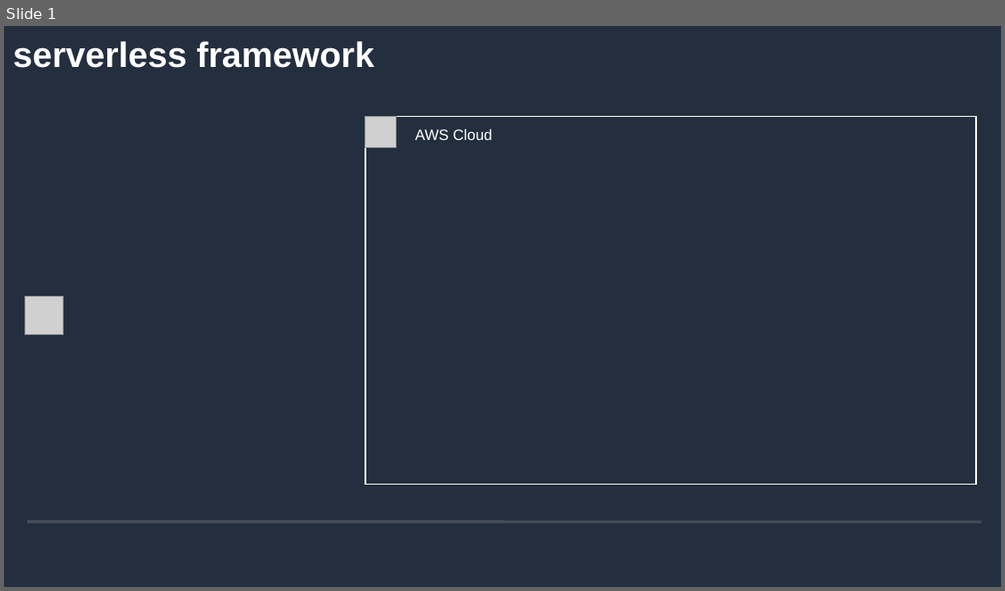
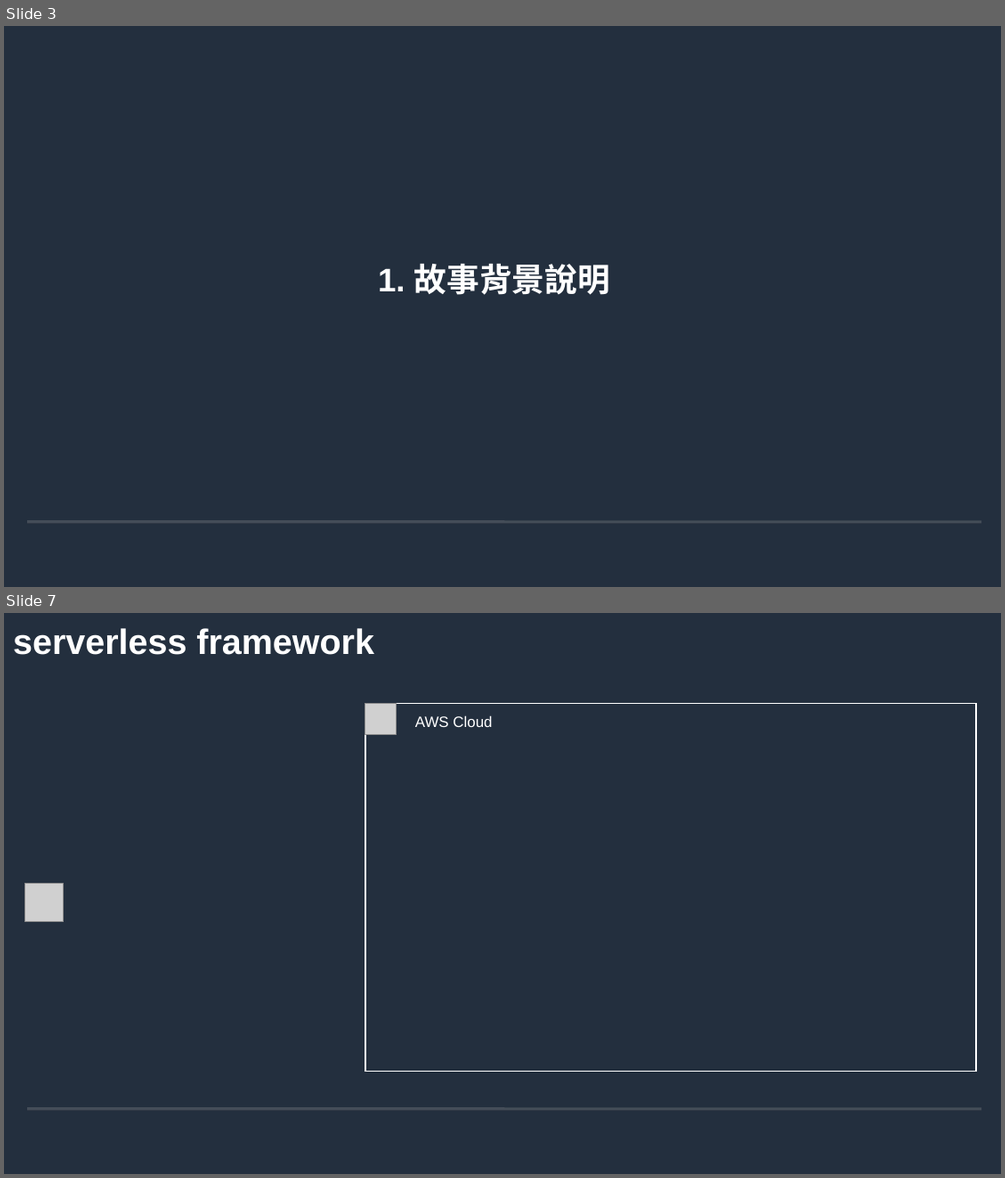
Before and after one commit to andygithub9/cfc104_2, a slide deck: 104.odp. Shown one above the other, each under a label of ours: slide 1 before the commit, slides 3 and 7 after it; the slides between them are not shown. The pictures are 1005x591 and 1005x1178 pixels, drawn with LibreOffice and Linux fonts; fonts in the diff are those of the drawing; grey boxes stand for pictures; background and template pictures are left out. Boxes give left, top, right and bottom in pixels: in the first picture for what was removed or moved away, otherwise in the second. Text is boxed around its words. In the diff, an @@ line names an element or a change of style, - is before the commit and + after.

```diff
--- a/104.odp
+++ b/104.odp
@@ slide 3 added at [4,26,1001,587], background #232F3E; not listed: 2 template elements that a slide beside it also shows @@
@@ title added at [378,264,610,295], 26 pt, text #FFFFFF, bold @@
+1. 故事背景說明
@@ what was slide 1 is now slide 7 @@
```
Also in this commit, not shown: 2 slides changed, 19 other slides added.
